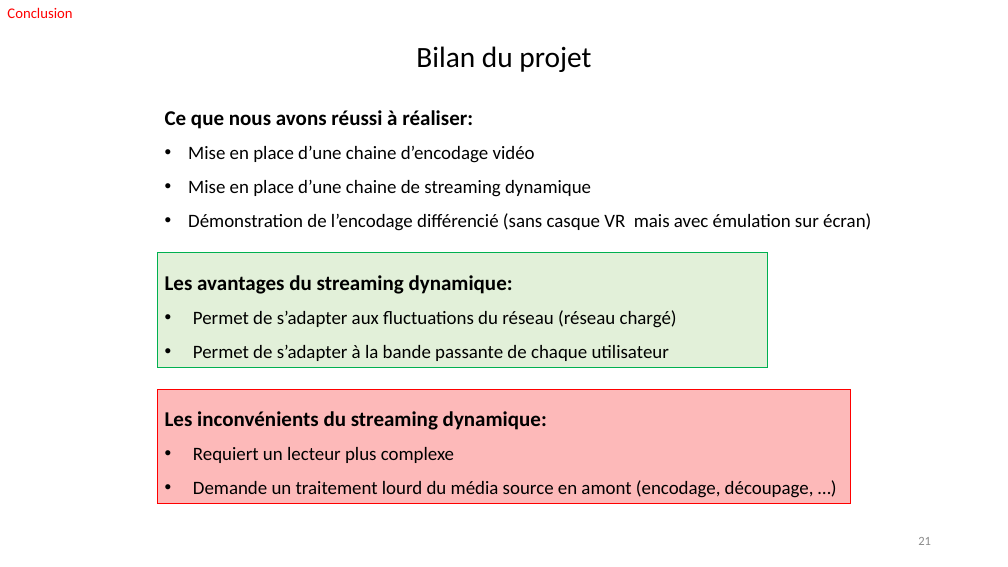
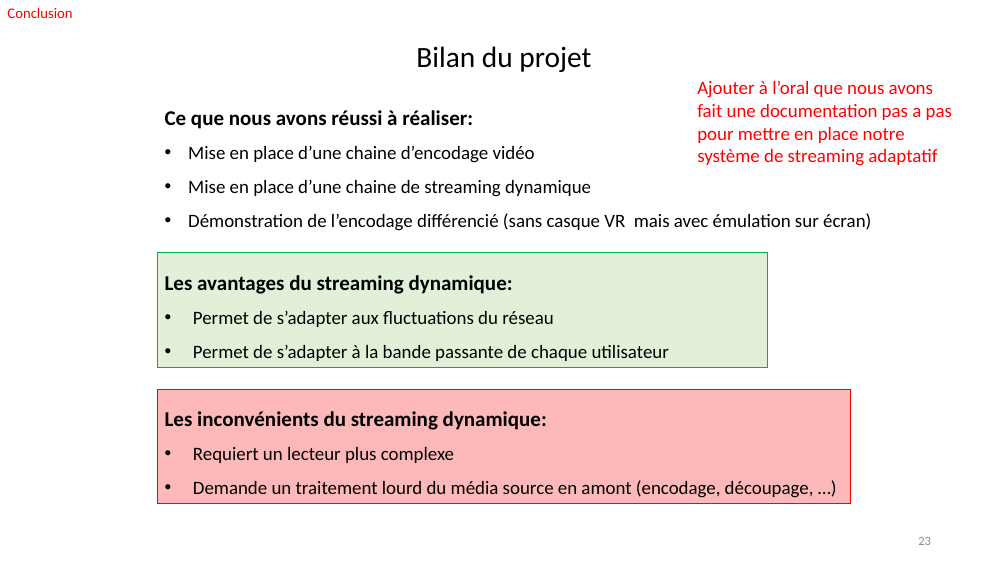
Before and after one commit to FabienMnsn/PRES2, a slide deck: slide 23 of Slides/PRES2019-Projet14-OlivierFourmaux-ROIStreamingImapct-soutenance.pptx (slide 21 before the commit). Drawn at 1008x567 pixels with LibreOffice and Linux fonts; fonts in the diff are those of the drawing. Boxes give left, top, right and bottom in pixels: in the first picture for what was removed or moved away, otherwise in the second. Text is boxed around its words. In the diff, an @@ line names an element or a change of style, - is before the commit and + after.

```diff
--- a/Slides/PRES2019-Projet14-OlivierFourmaux-ROIStreamingImapct-soutenance.pptx
+++ b/Slides/PRES2019-Projet14-OlivierFourmaux-ROIStreamingImapct-soutenance.pptx
@@ text added at (x1=697, y1=81, x2=952, y2=166), 18 pt, text #FF0000 @@
+Ajouter à l’oral que nous avons fait une documentation pas a pas pour mettre en place notre système de streaming adaptatif
@@ text in rectangle at (x1=193, y1=311, x2=553, y2=327): text changed @@
-• Permet de s’adapter aux fluctuations du réseau (réseau chargé)
+• Permet de s’adapter aux fluctuations du réseau
@@ page number at (x1=918, y1=537, x2=931, y2=545): text changed @@
-21
+23
```
Also in this commit, not shown: 3 other slides changed, 5 slides added, 3 slides removed, 4 other files.
